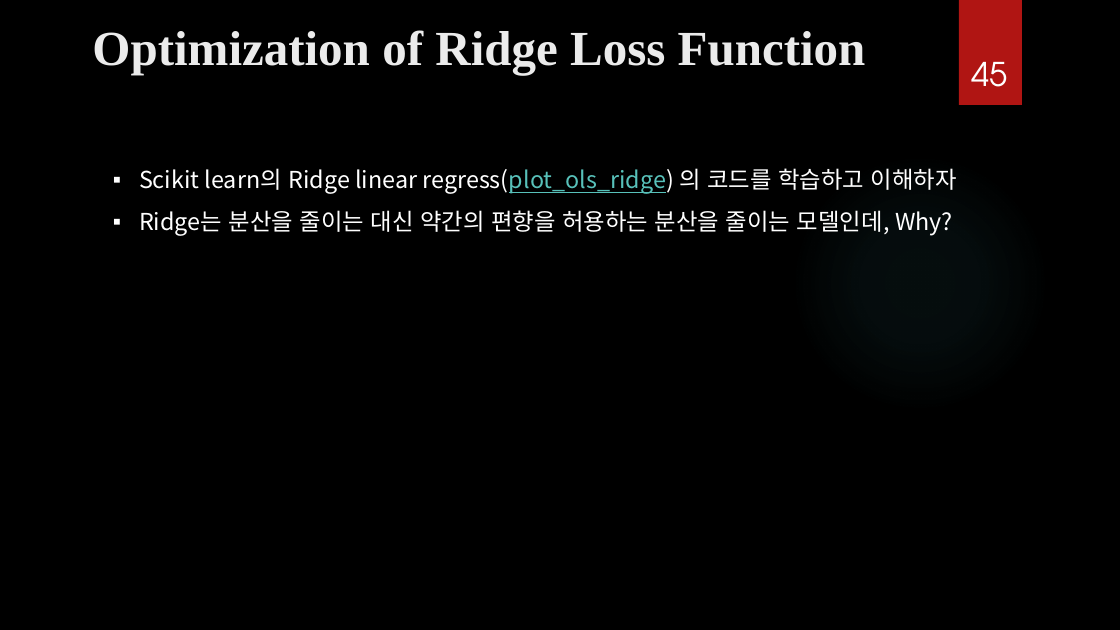
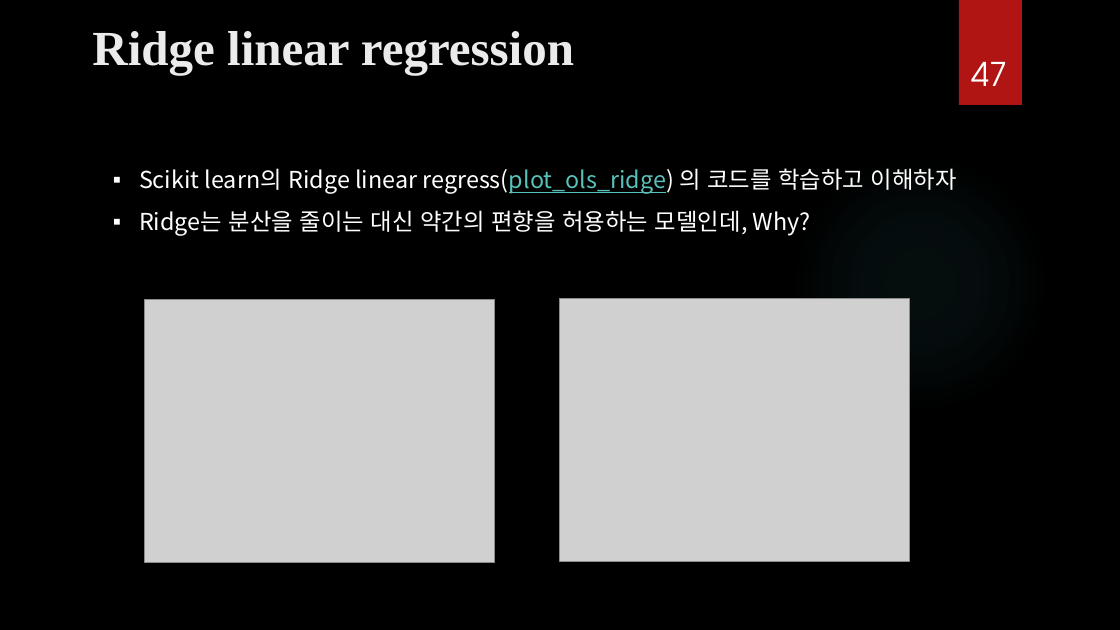
Before and after one commit to ancestor9/mathematics-for-machine-learning, a slide deck: slide 47 of Calculus/Modeling_Simulation_1.pptx (slide 45 before the commit). Drawn at 1120x630 pixels with LibreOffice and Linux fonts; fonts in the diff are those of the drawing; grey boxes stand for pictures; background and template pictures are left out. Boxes give left, top, right and bottom in pixels: in the first picture for what was removed or moved away, otherwise in the second. Text is boxed around its words. In the diff, an @@ line names an element or a change of style, - is before the commit and + after.

```diff
--- a/Calculus/Modeling_Simulation_1.pptx
+++ b/Calculus/Modeling_Simulation_1.pptx
@@ title at bbox=[92, 31, 574, 75]: text changed @@
-Optimization of Ridge Loss Function
+Ridge linear regression
@@ page number at bbox=[971, 62, 1007, 86]: text changed @@
-45
+47
@@ text at bbox=[139, 210, 811, 236]: text changed @@
-▪ Ridge는 분산을 줄이는 대신 약간의 편향을 허용하는 분산을 줄이는 모델인데, Why?
+▪ Ridge는 분산을 줄이는 대신 약간의 편향을 허용하는 모델인데, Why?
@@ picture added at bbox=[560, 299, 910, 561] @@
@@ picture added at bbox=[145, 300, 495, 562] @@
```
Also in this commit, not shown: 7 other slides changed, 2 slides added.
